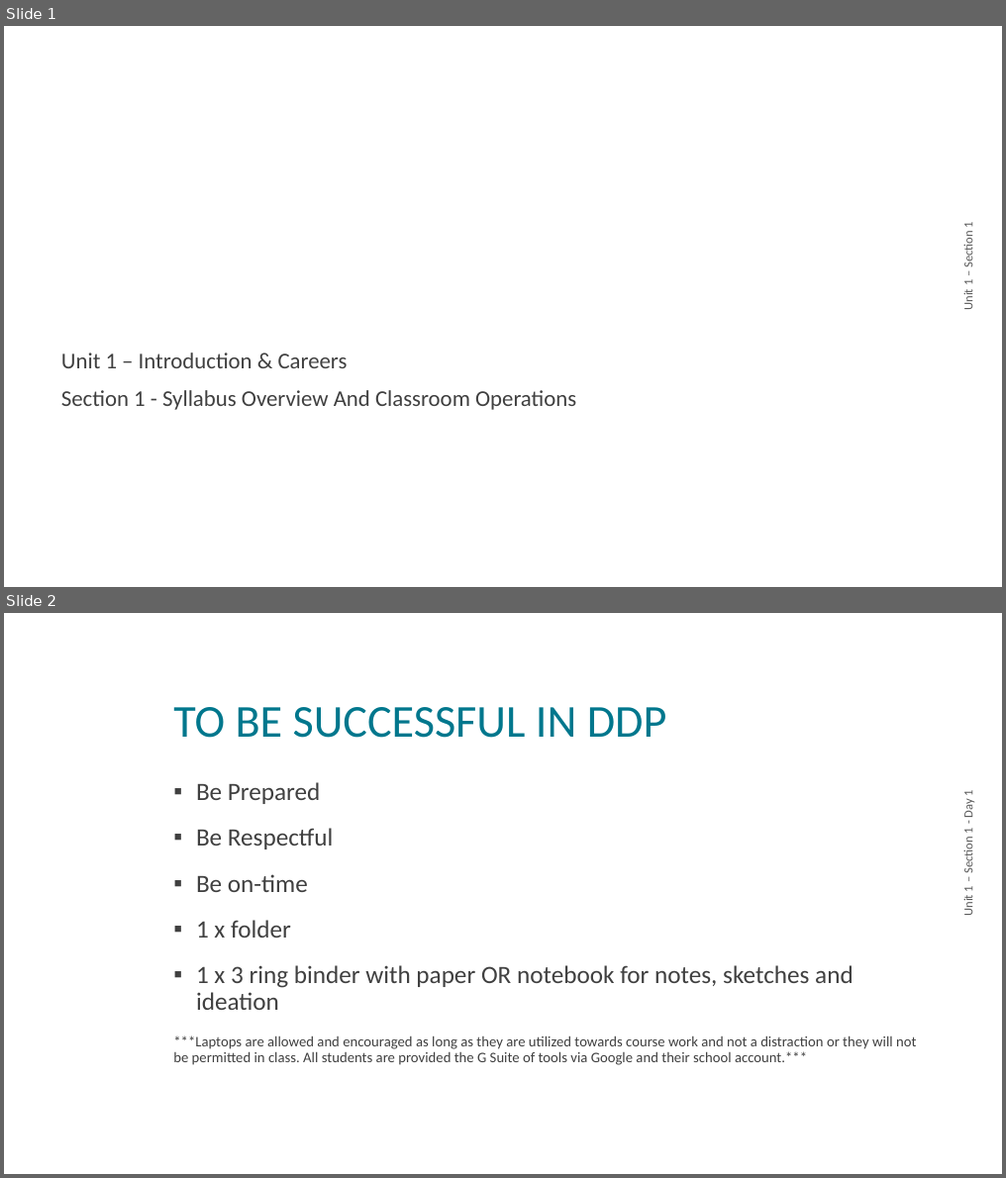
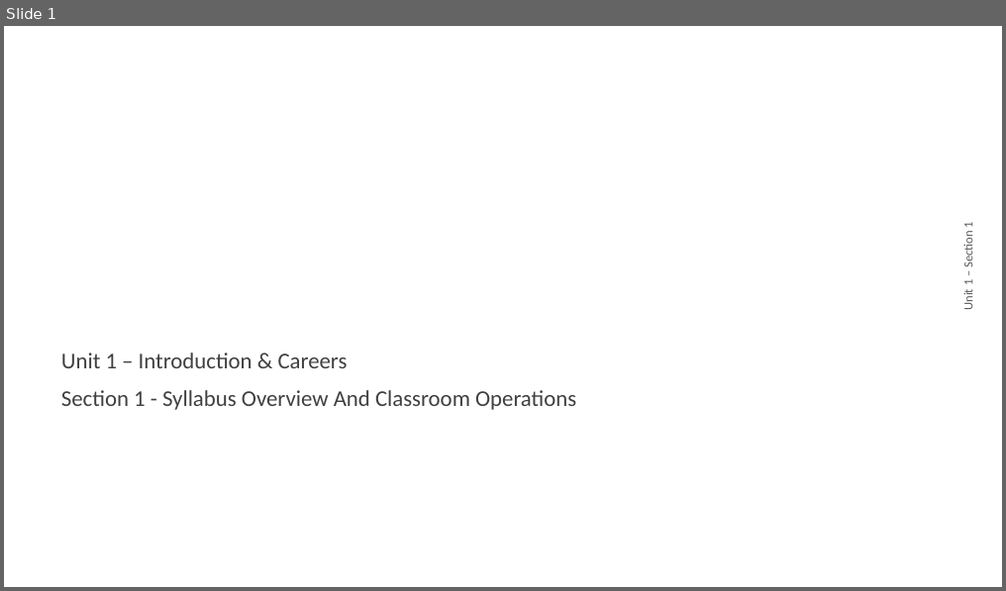
Before and after one commit to nickvertucci/Technology-Education-Curriculum, a slide deck: High School/Modern Electricity and Electronics/Unit 1 - Introduction & Design Process/Section 2 - Careers In Electricity and Electronics/Assets/Unit 1 - Section 1 - Careers.pptx. Shown one above the other, each under a label of ours: slides 1 and 2 before the commit, slide 1 after it. The pictures are 1006x1178 and 1006x591 pixels, drawn with LibreOffice and Linux fonts; fonts in the diff are those of the drawing; background and template pictures are left out. Boxes give left, top, right and bottom in pixels: in the first picture for what was removed or moved away, otherwise in the second. Text is boxed around its words. In the diff, an @@ line names an element or a change of style, - is before the commit and + after.

```diff
--- a/High School/Modern Electricity and Electronics/Unit 1 - Introduction & Design Process/Section 2 - Careers In Electricity and Electronics/Assets/Unit 1 - Section 1 - Careers.pptx
+++ b/High School/Modern Electricity and Electronics/Unit 1 - Introduction & Design Process/Section 2 - Careers In Electricity and Electronics/Assets/Unit 1 - Section 1 - Careers.pptx
@@ slide 2 removed at [4,613,1002,1174], background picture (left out) @@
@@ title removed at [173,707,667,738] @@
-TO BE SUCCESSFUL IN DDP
@@ text removed at [173,782,916,1065] @@
-▪ Be Prepared
-▪ Be Respectful
-▪ Be on-time
-▪ 1 x folder
-▪ 1 x 3 ring binder with paper OR notebook for notes, sketches and ideation
-***Laptops are allowed and encouraged as long as they are utilized towards course work and not a distraction or they will not be permitted in class. All students are provided the G Suite of tools via Google and their school account.***
@@ text removed at [960,790,975,915] @@
-Unit 1 – Section 1 - Day 1
```
Also in this commit, not shown: 2 slides changed, 3 slides added, 1 other slide removed.
